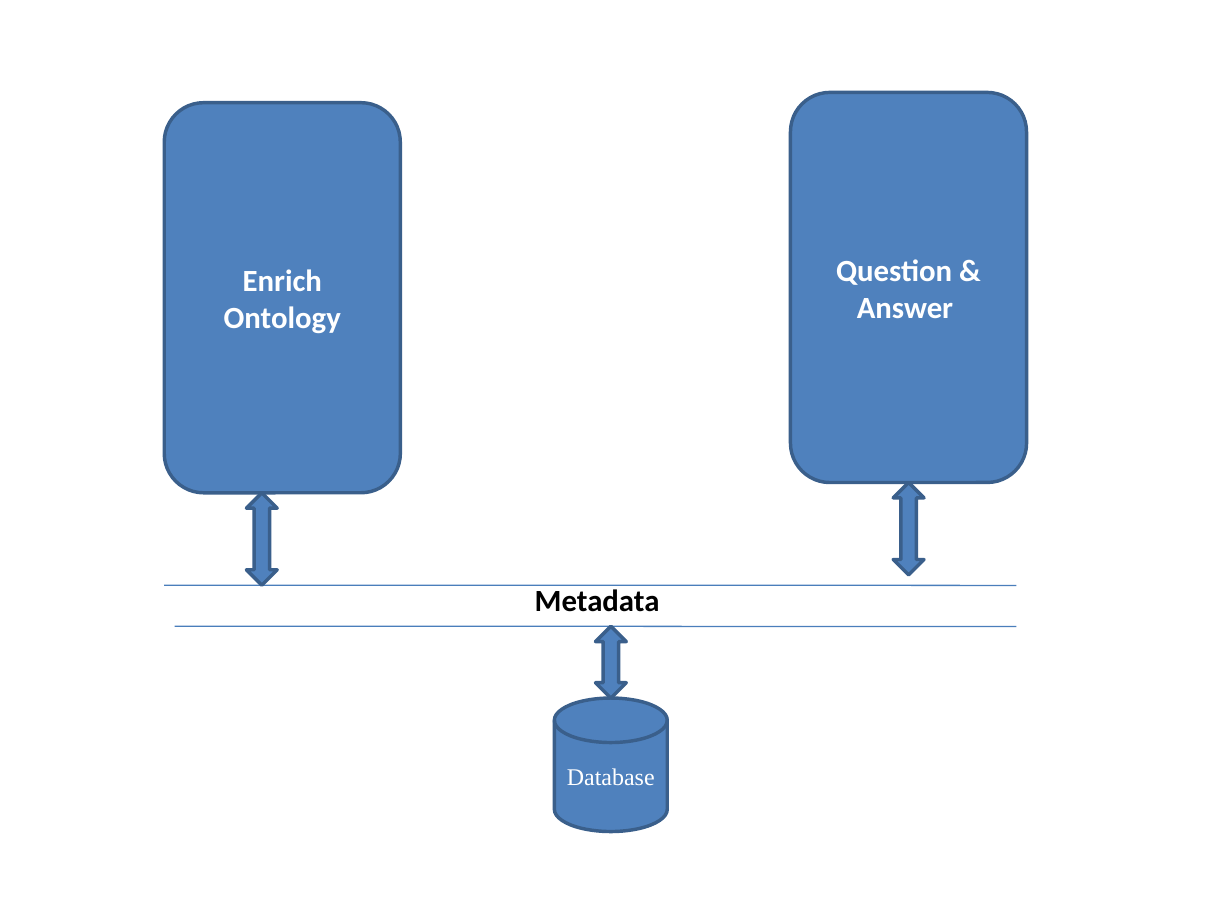
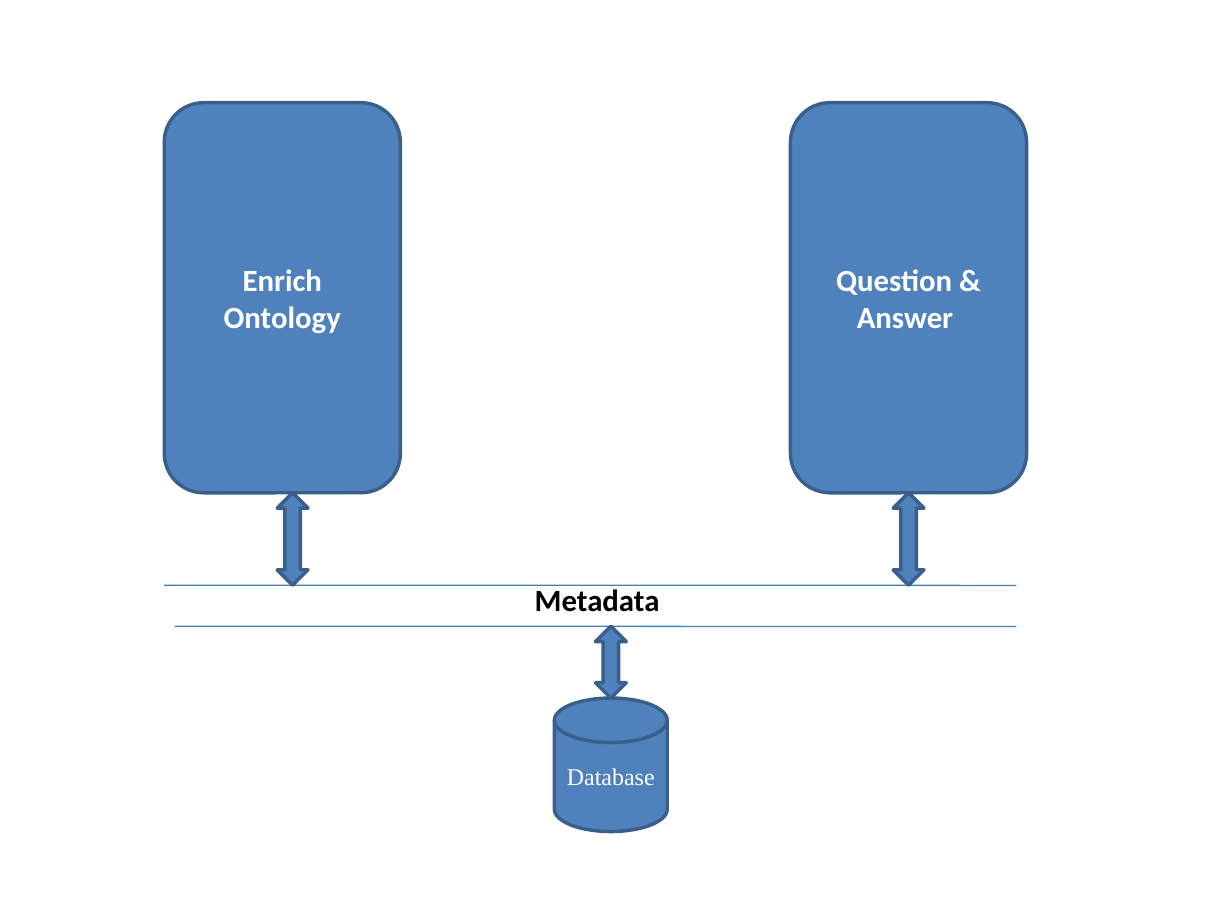
Before and after one commit to tiendv/detaitotnghiep, a slide deck: slide 4 of Outline thesis/De cuong/Kientrucdetai_23_8.pptx. Drawn at 1232x924 pixels with LibreOffice and Linux fonts; fonts in the diff are those of the drawing. Boxes give left, top, right and bottom in pixels: in the first picture for what was removed or moved away, otherwise in the second. Text is boxed around its words. In the diff, an @@ line names an element or a change of style, - is before the commit and + after.

```diff
--- a/Outline thesis/De cuong/Kientrucdetai_23_8.pptx
+++ b/Outline thesis/De cuong/Kientrucdetai_23_8.pptx
@@ rounded rectangle "Question & Answer": place and size @@
-rounded rectangle "Question & Answer" at [791, 92, 1027, 483]
+rounded rectangle "Question & Answer" at [791, 102, 1027, 493]
@@ left right arrow: place and size @@
-left right arrow at [246, 493, 277, 585]
+left right arrow at [277, 493, 308, 585]
@@ left right arrow: place and size @@
-left right arrow at [893, 483, 924, 575]
+left right arrow at [893, 493, 924, 585]
```
Also in this commit, not shown: 1 other slide changed, 1 slide added, 1 slide removed, 1 other file.
